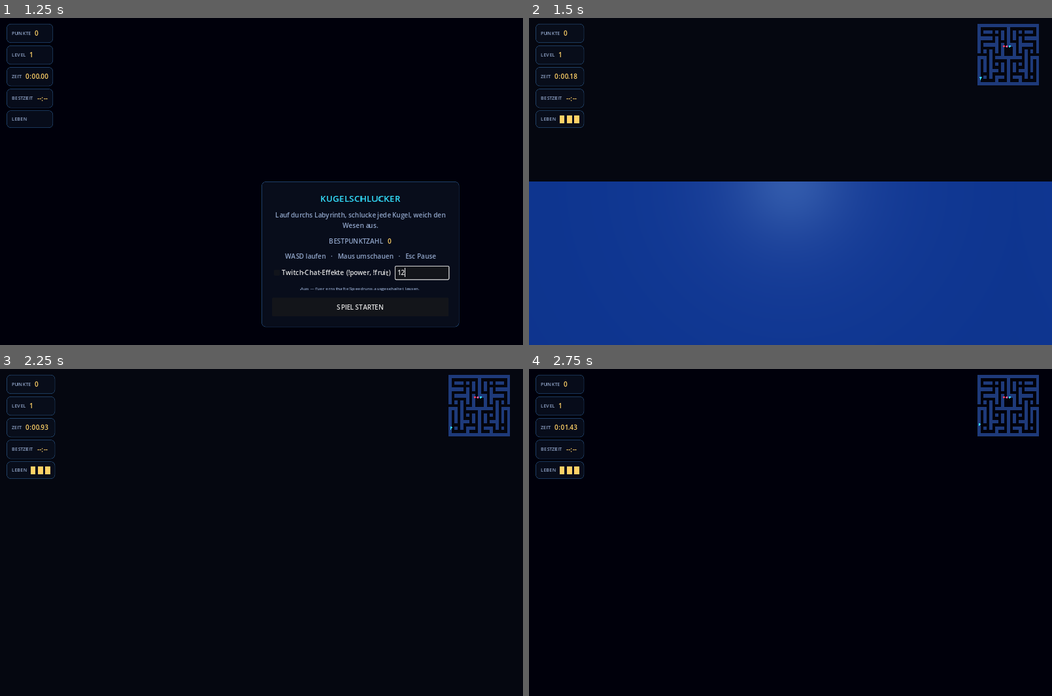
Above: before the commit, frames 1-4 (two rows, left to right).
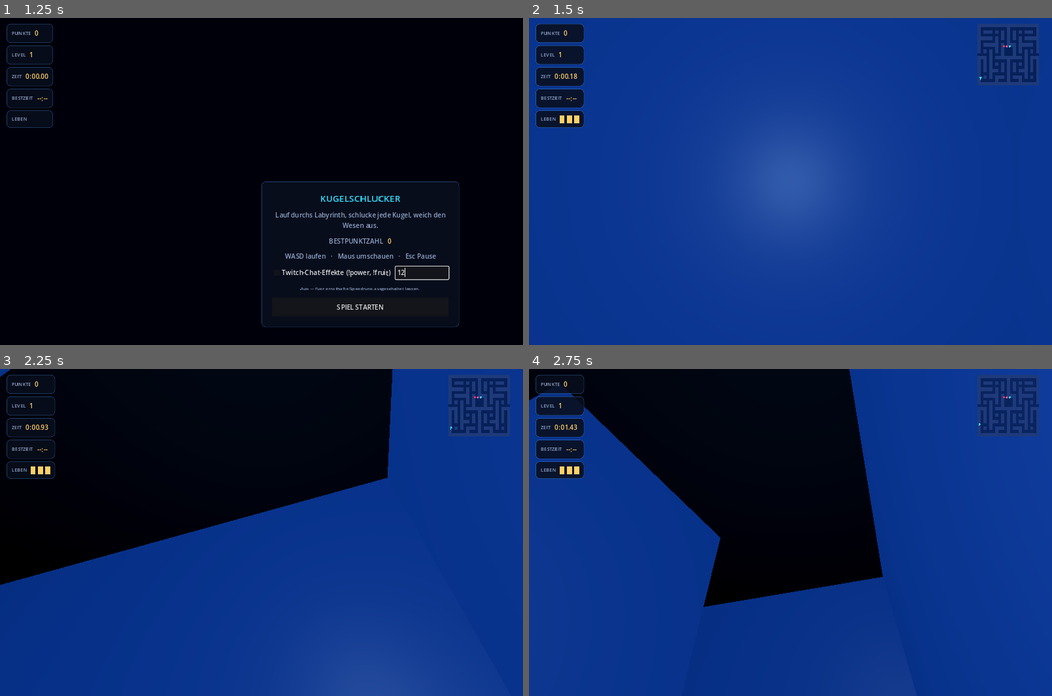
Above: after the commit, the same moments.

Repository: THXMEDIA/ZACman
Game: Godot game, scene res://scenes/Main.tscn
Same seed, same stepped clock (60 frames per second), same inputs: the game is played once before the commit and once after it.
Inputs (mouse positions are in pixels of both pictures, inside the frame that each line leads up to):
- Up to frame 1 (1.25 s): click (423, 273) at 0.52 s; type "12" at 0.6 s
- Up to frame 2 (1.5 s): click "SPIEL STARTEN" at 1.25 s
- Up to frame 3 (2.25 s): tap Enter at 2 s; move the mouse to (287, 532) at 2.02 s; hold W (move_forward) from 2.03 s (still down)
- Up to frame 4 (2.75 s): keep holding W (move_forward)

Frame 1 is identical in both runs. In frame 2, 46% of the frame differs, in the area x 0-100%, y 0-50%; in frame 3, 62%; in frame 4, 68%, in the area x 0-100%, y 0-100%.

Commit message:
Fix ASCII shader not rendering; double wall height
The Matrix-ASCII screen post-effect quad sat exactly on the camera's
near-clip distance (both at 0.05), a floating-point coin-flip that can
clip the whole quad away depending on GPU/driver — showing the raw
unshaded scene (uniform blue walls) instead of the green ASCII look.
Moved the quad to a safe multiple of camera.near instead of matching it
exactly.

Also doubles maze_view.gd's WALL_H (1.9 -> 3.8) for taller corridors, as
requested; every position/collision/ceiling/landmark placement already
derives from that one constant, so no other changes were needed.

Co-Authored-By: Claude Sonnet 5 <noreply@anthropic.com>
Claude-Session: https://claude.ai/code/session_011tjZ1NLn5DDVGrnKiwSiuH

Diff:
--- a/godot/scripts/maze_view.gd
+++ b/godot/scripts/maze_view.gd
@@ -4,7 +4,7 @@
 ## Instanced fresh by Main.gd for every level.
 
 const CELL := 2.0
-const WALL_H := 1.9
+const WALL_H := 3.8 # doubled from the original 1.9 per user request — taller, more imposing corridors
 const WordMeshScript := preload("res://scripts/word_mesh.gd")
 const CityThemesScript := preload("res://scripts/city_themes.gd")
 
--- a/godot/scripts/player_controller.gd
+++ b/godot/scripts/player_controller.gd
@@ -34,7 +34,7 @@
 	camera = Camera3D.new()
 	camera.position = Vector3(0, EYE_H, 0)
 	camera.fov = 72.0
-	camera.near = 0.05
+	camera.near = 0.03
 	camera.far = 100.0
 	add_child(camera)
 
@@ -52,12 +52,18 @@
 ## ascii_post.gdshader (screen-space, no external font/assets — see that
 ## file for how the glyphs are encoded). Ported from the ReclaimTheStreets
 ## project's identical technique.
+##
+## The quad must sit safely IN FRONT of camera.near, not exactly on it —
+## placing it exactly at the near-clip distance risks the whole quad being
+## clipped away on some GPUs/drivers (a floating-point coin-flip at the
+## clip plane), which shows the raw unshaded scene instead of the ASCII
+## effect. 4x camera.near leaves a comfortable margin either way.
 func _setup_ascii_quad(cam: Camera3D) -> void:
 	var quad := QuadMesh.new()
 	quad.size = Vector2(2.2, 1.4)
 	var mi := MeshInstance3D.new()
 	mi.mesh = quad
-	mi.position = Vector3(0, 0, -0.05)
+	mi.position = Vector3(0, 0, -cam.near * 4.0)
 	mi.extra_cull_margin = 16384.0
 	var shader := load("res://shaders/ascii_post.gdshader")
 	var mat := ShaderMaterial.new()
